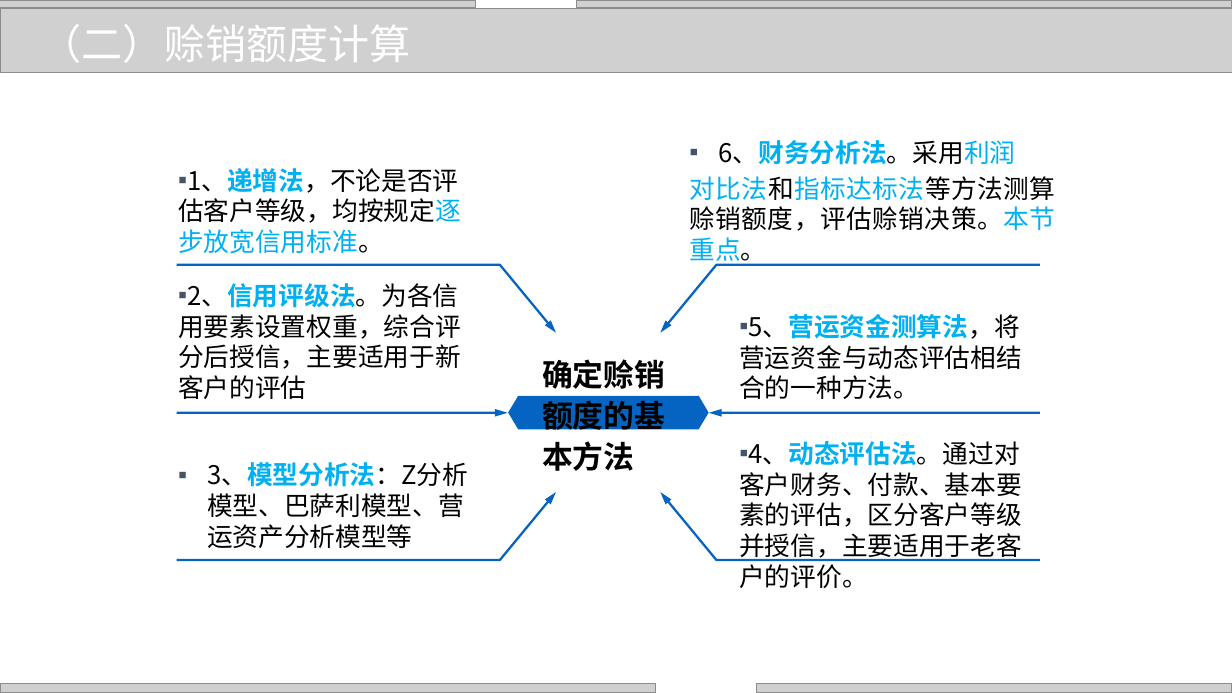
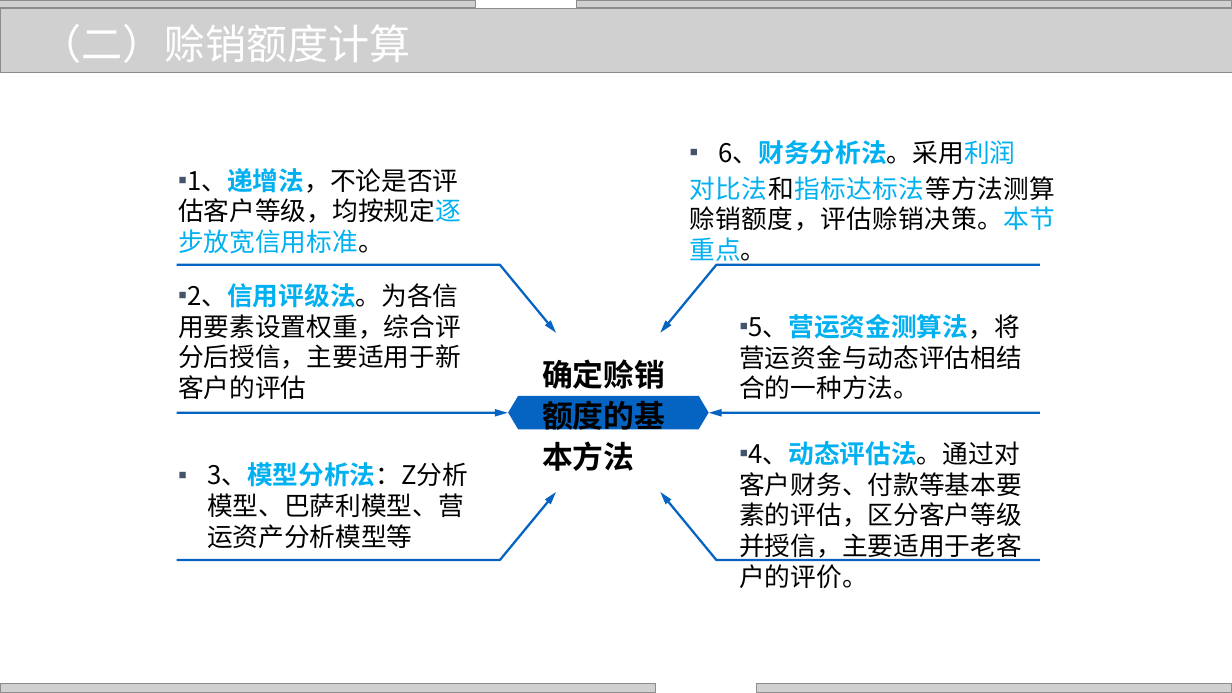
Before and after one commit to zhangjianzhang/internet_credit, a slide deck: slide 25 of files/slides/lecture_10.pptx. Drawn at 1232x693 pixels with LibreOffice and Linux fonts; fonts in the diff are those of the drawing; grey boxes stand for pictures; background and template pictures are left out. Boxes give left, top, right and bottom in pixels: in the first picture for what was removed or moved away, otherwise in the second. Text is boxed around its words. In the diff, an @@ line names an element or a change of style, - is before the commit and + after.

```diff
--- a/files/slides/lecture_10.pptx
+++ b/files/slides/lecture_10.pptx
@@ text at box(739, 441, 1022, 588): text changed @@
-▪ 4、动态评估法。通过对客户财务、付款、基本要素的评估，区分客户等级并授信，主要适用于老客户的评价。
+▪ 4、动态评估法。通过对客户财务、付款等基本要素的评估，区分客户等级并授信，主要适用于老客户的评价。
```
Also in this commit, not shown: 5 other slides changed, 5 other files.
